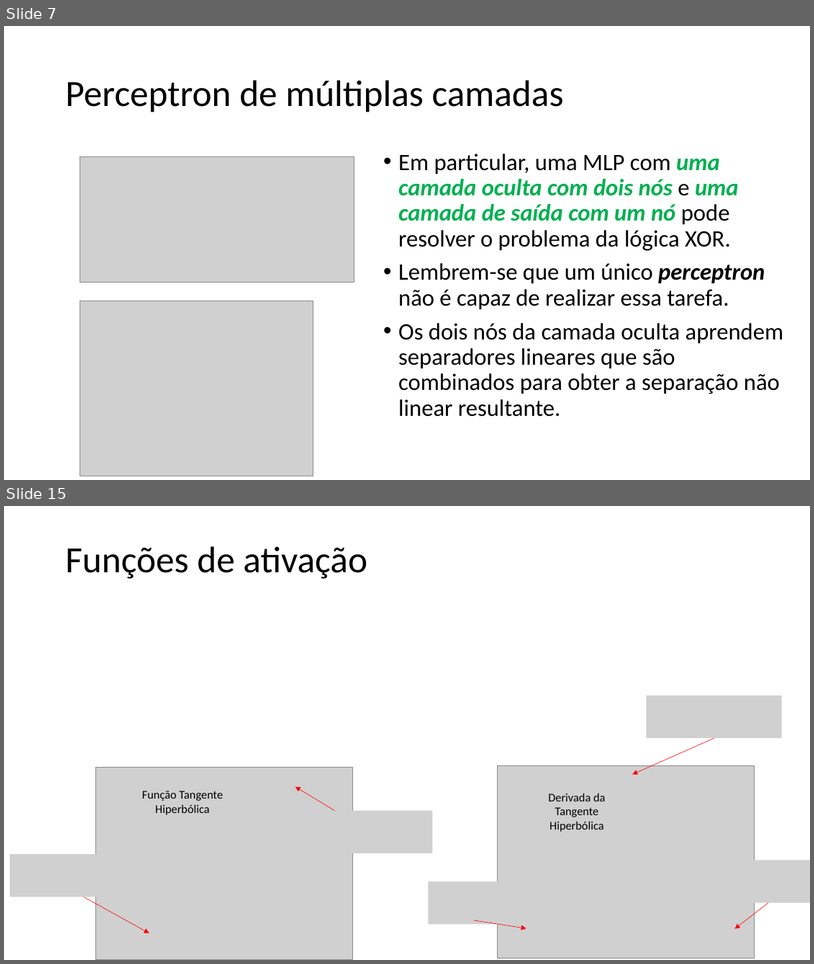
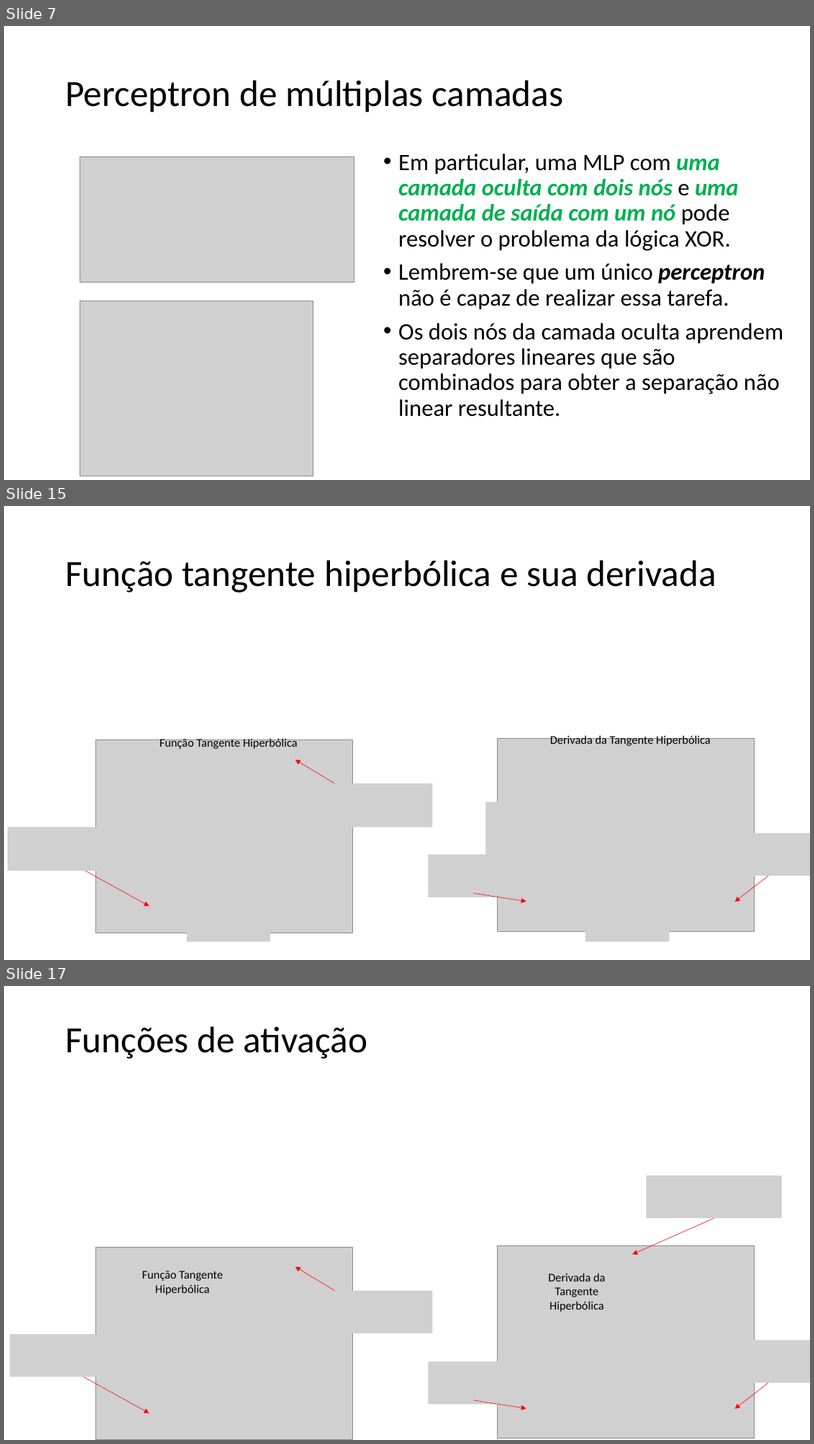
Before and after one commit to zz4fap/t320_aprendizado_de_maquina, a slide deck: slides/T320_Redes_Neurais_Artificiais (Parte II).pptx. Shown one above the other, each under a label of ours: slides 7 and 15 before the commit, slides 7, 15 and 17 after it; the slides between them are not shown. The pictures are 814x964 and 814x1444 pixels, drawn with LibreOffice and Linux fonts; fonts in the diff are those of the drawing; grey boxes stand for pictures. Boxes give left, top, right and bottom in pixels: in the first picture for what was removed or moved away, otherwise in the second. Text is boxed around its words. In the diff, an @@ line names an element or a change of style, - is before the commit and + after.

```diff
--- a/slides/T320_Redes_Neurais_Artificiais (Parte II).pptx
+++ b/slides/T320_Redes_Neurais_Artificiais (Parte II).pptx
@@ slide 15 added at (x1=4, y1=506, x2=810, y2=960), background #FFFFFF @@
@@ title added at (x1=65, y1=560, x2=717, y2=592), 44 pt, text #000000 @@
+Função tangente hiperbólica e sua derivada
@@ picture added at (x1=96, y1=739, x2=353, y2=932) @@
@@ text added at (x1=160, y1=737, x2=298, y2=749), 14 pt, text #000000 @@
+Função Tangente Hiperbólica
@@ picture added at (x1=498, y1=739, x2=755, y2=932) @@
@@ text added at (x1=550, y1=734, x2=711, y2=746), 14 pt, text #000000 @@
+Derivada da Tangente Hiperbólica
@@ arrow added from (350, 792) to (296, 759), #FF0000 0.5 pt @@
@@ picture added at (x1=334, y1=783, x2=433, y2=826) @@
@@ picture added at (x1=486, y1=802, x2=518, y2=860) @@
@@ picture added at (x1=8, y1=826, x2=109, y2=870) @@
@@ picture added at (x1=97, y1=808, x2=116, y2=860) @@
@@ picture added at (x1=728, y1=833, x2=810, y2=875) @@
@@ arrow added from (84, 870) to (149, 906), #FF0000 0.5 pt @@
@@ picture added at (x1=429, y1=854, x2=509, y2=898) @@
@@ arrow added from (474, 893) to (527, 901), #FF0000 0.5 pt @@
@@ arrow added from (769, 875) to (736, 901), #FF0000 0.5 pt @@
@@ picture added at (x1=187, y1=924, x2=271, y2=942) @@
@@ picture added at (x1=586, y1=924, x2=670, y2=942) @@
@@ what was slide 15 is now slide 17 @@
```
Also in this commit, not shown: 2 slides changed, 5 other slides added, 4 slides removed.
